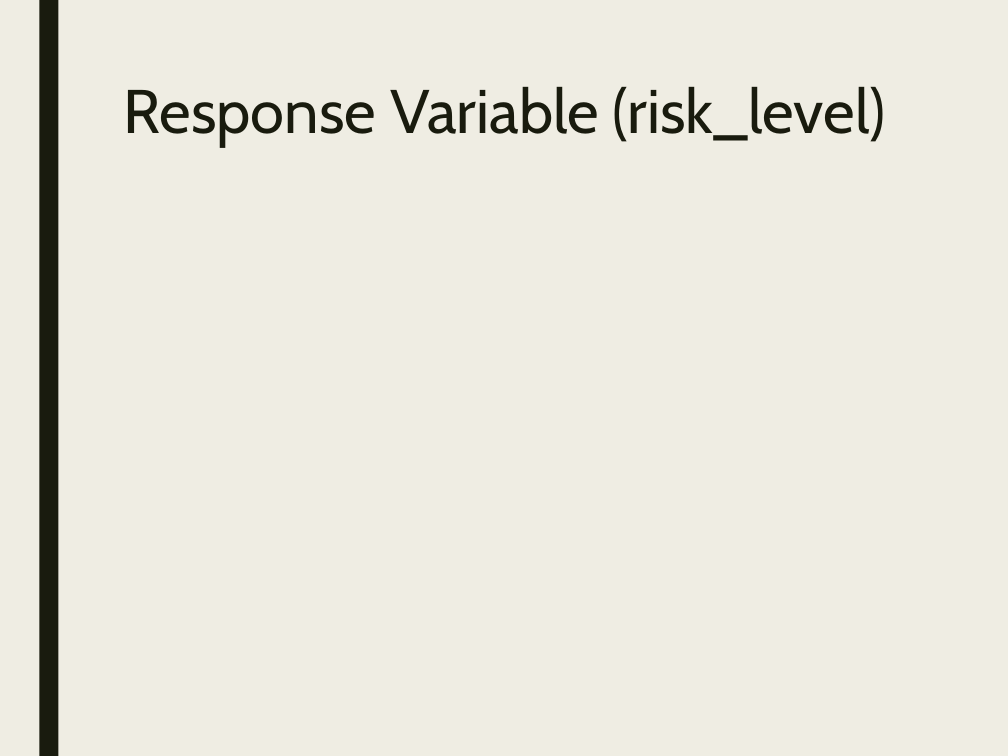
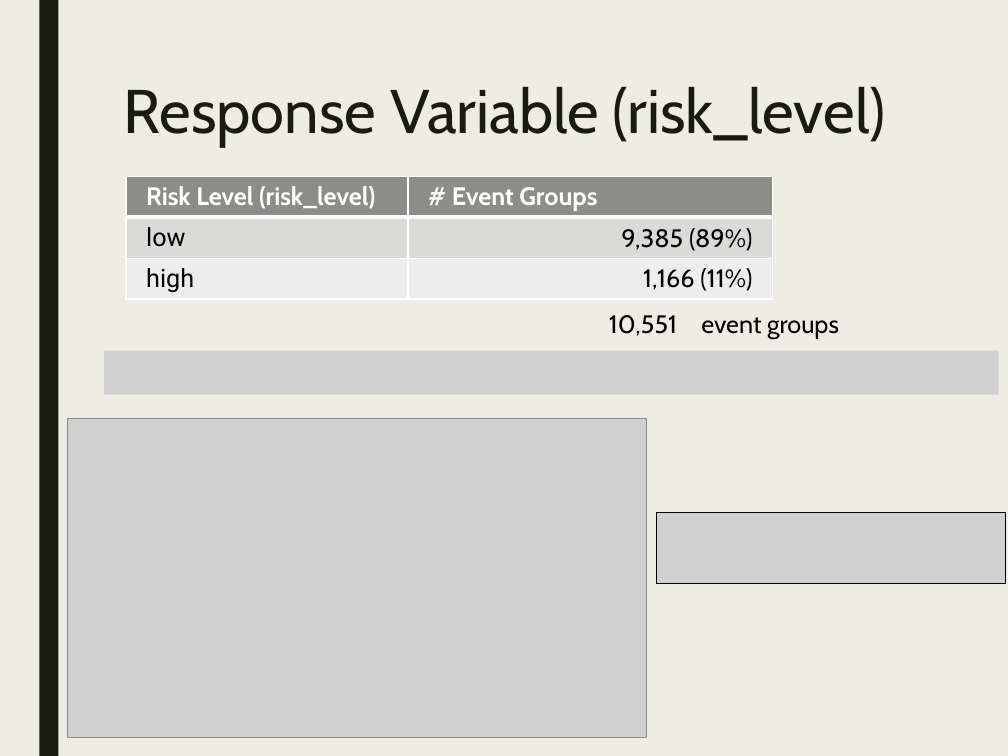
Before and after one commit to stats-learning-fall2019/final-project, a slide deck: slide 42 of presentation/gtdb-final-presentation.pptx (slide 41 before the commit). Drawn at 1008x756 pixels with LibreOffice and Linux fonts; fonts in the diff are those of the drawing; grey boxes stand for pictures. Boxes give left, top, right and bottom in pixels: in the first picture for what was removed or moved away, otherwise in the second. Text is boxed around its words. In the diff, an @@ line names an element or a change of style, - is before the commit and + after.

```diff
--- a/presentation/gtdb-final-presentation.pptx
+++ b/presentation/gtdb-final-presentation.pptx
@@ table added at (126, 176, 773, 299), 3 rows, 2 columns @@
+Risk Level (risk_level) | # Event Groups
+low | 9,385 (89%)
+high | 1,166 (11%)
@@ text added at (609, 315, 677, 336), 18 pt, text #000000 @@
+10,551
@@ text added at (701, 317, 839, 339), 18 pt, text #000000 @@
+event groups
@@ picture added at (104, 351, 999, 395) @@
@@ picture added at (68, 418, 647, 738) @@
@@ picture added at (657, 512, 1006, 584) @@
```
Also in this commit, not shown: 1 other slide changed, 9 slides added, 1 slide removed.
